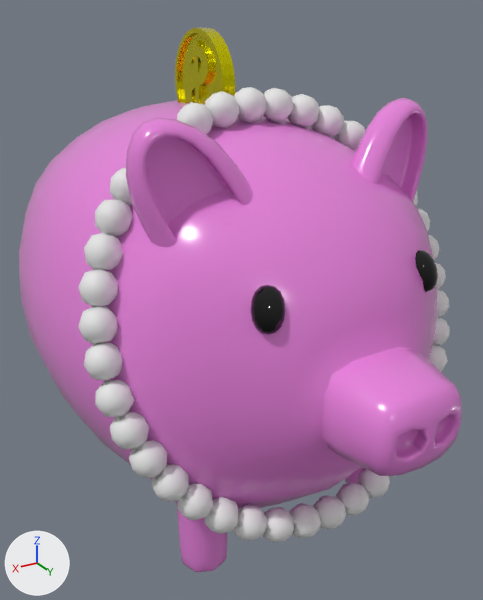
The FBX model Bearlike Project/Assets/03.Resources/Modeling/Piggy/piggy_bank_Ani_Coin_Attack.fbx: old version first, new version second.
The view is the same before and after, from a 50 mm camera at (5.43, 10.27, 4.71) aimed at (-0.08, 1.1, 0.12). Every picture has the same lights, and +X, +Y and +Z are marked at lower left. Where no turn or scale is listed for an object, it has been applied to the vertices. Vertices at the same position are counted once.

The first picture shows 'coin', 'necklace', 'piggy'.
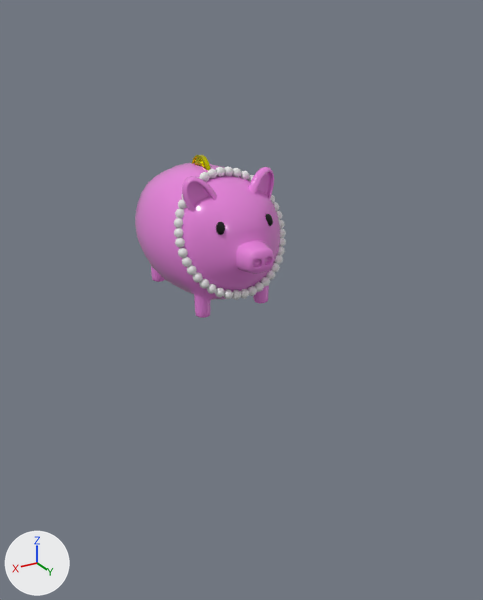
Where the newer file only moved an object's origin or applied its transform, the numbers keep the older frame.

What differs and where, as boxes [x1, y1, x2, y2] in the pictures (483 x 600 px; the box of a moved part takes in the faces that stretch with it):
'piggy', mesh turned: before [19, 98, 461, 572]; after [135, 163, 280, 318]
'necklace', reshaped, moved, turned, rescaled: before [78, 87, 450, 542]; after [174, 166, 286, 300]
'coin', mesh rescaled: before [175, 28, 235, 105]; after [192, 155, 210, 170]
part 3 of me_큐브_002, moved or reshaped (not visible afterwards): before [110, 168, 132, 206]
part 4 of me_큐브_002, moved or reshaped: before [177, 102, 213, 134]; after [198, 172, 210, 182]
part 5 of me_큐브_002, moved or reshaped: before [205, 87, 266, 128]; after [207, 167, 225, 179]
part 6 of me_큐브_002, moved or reshaped: before [263, 88, 293, 123]; after [224, 166, 233, 176]
part 7 of me_큐브_002, moved or reshaped: before [287, 94, 320, 128]; after [232, 168, 242, 178]
part 8 of me_큐브_002, moved or reshaped: before [311, 105, 344, 138]; after [240, 171, 250, 180]
part 9 of me_큐브_002, moved or reshaped: before [334, 121, 365, 151]; after [248, 175, 254, 182]
part 10 of me_큐브_002, moved or reshaped: before [413, 191, 418, 206]; after [270, 195, 275, 203]
part 11 of me_큐브_002, moved or reshaped: before [418, 209, 440, 260]; after [273, 202, 283, 220]
part 12 of me_큐브_002, moved or reshaped: before [95, 380, 321, 542]; after [178, 248, 241, 300]
part 13 of me_큐브_002, added: after [240, 220, 286, 299]
part 14 of me_큐브_002, added: after [174, 200, 187, 248]
part 15 of me_큐브_002, deleted: before [78, 200, 450, 530]

Diff of the bpy script that builds the scene:
```diff
--- a/Bearlike Project/Assets/03.Resources/Modeling/Piggy/piggy_bank_Ani_Coin_Attack.fbx.py
+++ b/Bearlike Project/Assets/03.Resources/Modeling/Piggy/piggy_bank_Ani_Coin_Attack.fbx.py
@@ me_실린더_001 @@
 me_실린더_001.from_pydata(...)  # 624 vertices, 406 faces; spans x -0.13..0.13, y -0.85..0.85, z -0.85..0.85
+# me_실린더_001 part 2: the whole mesh is scaled about its middle by 0.35, then moved by (0.0, -0.16, -1.5)
 me_실린더_001.materials.append(mat_coin)
@@ me_큐브 @@
 me_큐브.from_pydata(...)  # 1618 vertices, 1576 faces; spans x -3.23..3.23, y -4.02..5.68, z 0.0..6.89
+# me_큐브 part 1: the whole mesh is turned -0.4 degrees about the x axis through its middle and scaled by 0.35, then moved by (0.0, -0.61, 1.03)
 me_큐브.materials.append(mat_body)
@@ me_큐브_002 @@
 # used by ob_necklace; location = (0.0, 2.66, 0.49); rotation_euler = (0.0, 0.0323, 1.571), in degrees (0, 1.9, 90); scale = (0.151, 0.151, 0.151)
-me_큐브_002.from_pydata(...)  # 1354 vertices, 1900 faces; spans x -10.1..10.3, y -21.3..21.3, z -21.1..20.9
+me_큐브_002.from_pydata(...)  # 1348 vertices, 1900 faces; spans x -1.1..1.1, y 0.5..1.5, z 0.3..2.4
+# me_큐브_002 part 3: the loose piece of 36 vertices spanning x -7.6..-4.3, y -16.0..-12.5, z 11.6..15.1 is turned 90 degrees about the z axis through its middle and scaled by 0.0492, then moved by (6.6, 14.9, -11.3)
+# me_큐브_002 part 4: the loose piece of 65 vertices spanning x -9.8..-5.8, y -10.9..-4.7, z 15.4..19.9 is turned 90 degrees about the z axis through its middle and scaled by 0.0492, then moved by (8.2, 8.4, -15.4)
+# me_큐브_002 part 5: the loose piece of 68 vertices spanning x -10.1..-6.7, y -4.9..1.7, z 17.3..20.9 is turned 90 degrees about the z axis through its middle and scaled by 0.0492, then moved by (8.5, 2.2, -16.8)
+# me_큐브_002 part 6: the loose piece of 35 vertices spanning x -10.1..-6.7, y 1.4..4.8, z 17.3..20.7 is turned 90 degrees about the z axis through its middle and scaled by 0.0492, then moved by (8.2, -2.6, -16.7)
+# me_큐브_002 part 7: the loose piece of 33 vertices spanning x -9.8..-6.4, y 4.6..7.9, z 16.7..20.0 is scaled about its middle by (8.3e-05, -7.65e-05, 0.0492), then moved by (7.8, -5.7, -16.0)
+# me_큐브_002 part 8: the loose piece of 34 vertices spanning x -9.2..-5.8, y 7.5..10.8, z 15.4..18.7 is turned 90 degrees about the z axis through its middle and scaled by 0.0492, then moved by (7.1, -8.5, -14.8)
+# me_큐브_002 part 9: the loose piece of 67 vertices spanning x -8.5..-4.3, y 10.1..15.9, z 11.7..17.2 is turned 90 degrees about the z axis through its middle and scaled by 0.0492, then moved by (5.8, -12.4, -12.3)
+# me_큐브_002 part 10: the loose piece of 35 vertices spanning x -5.4..-2.1, y 15.9..19.3, z 6.9..10.3 is scaled about its middle by (0.000474, -0.000441, 0.0492), then moved by (2.9, -16.8, -6.8)
+# me_큐브_002 part 11: the loose piece of 65 vertices spanning x -4.2..0.4, y 17.0..21.2, z 1.3..7.6 is turned 90 degrees about the z axis through its middle and scaled by 0.0492, then moved by (1.0, -18.2, -2.8)
+# me_큐브_002 part 12: the loose piece of 303 vertices spanning x -0.2..10.2, y -21.1..-1.3, z -20.8..-1.4 is turned 90 degrees about the z axis through its middle and scaled by 0.0492, then moved by (-4.4, 12.4, 12.0)
+# me_큐브_002 part 13: a new loose piece of 370 vertices spanning x -1.1..0.1, y 0.9..1.5, z 0.3..1.5
+# me_큐브_002 part 14: a new loose piece of 169 vertices spanning x 0.7..1.1, y 0.6..1.1, z 1.3..2.0
+# me_큐브_002 part 15: 6 loose pieces with 545 vertices, spanning x -6.6..10.3, y -21.3..21.3, z -21.1..12.8, are deleted
@@ ob_necklace @@
 ob_necklace = bpy.data.objects.new('necklace', me_큐브_002)
-ob_necklace.location = (0.0, 2.66, 0.49)
-ob_necklace.rotation_euler = (0.0, 0.0323, 1.571)  # degrees (0, 1.9, 90)
-ob_necklace.scale = (0.151, 0.151, 0.151)
+ob_necklace.location = (0.0, -0.08, -0.05)
+ob_necklace.rotation_euler = (-0.0323, 0.0, 0.0)  # degrees (-1.9, 0, 0)
```
